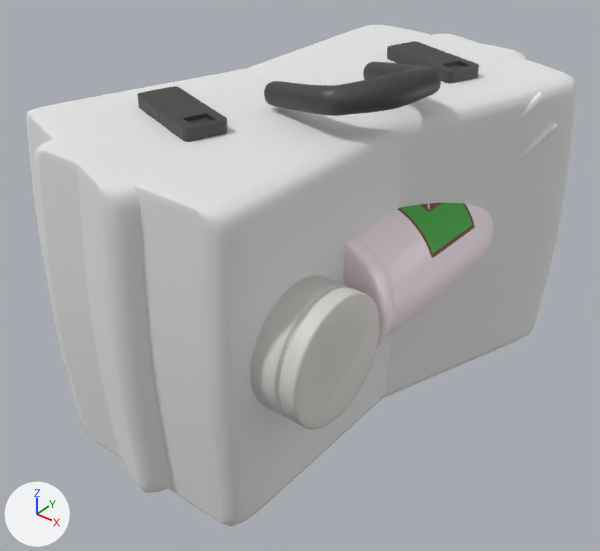
The Blender file assets/modelsSource/items/showcase.blend, before and after one commit.
One viewpoint serves both versions: a 50 mm camera at (4.8, -6.31, 6.27) aimed at (0.09, -0.35, 1.67). Arrows for +X, +Y and +Z are at lower left; the lights stay in place. The same objects are shown in both versions, whatever each file hides.
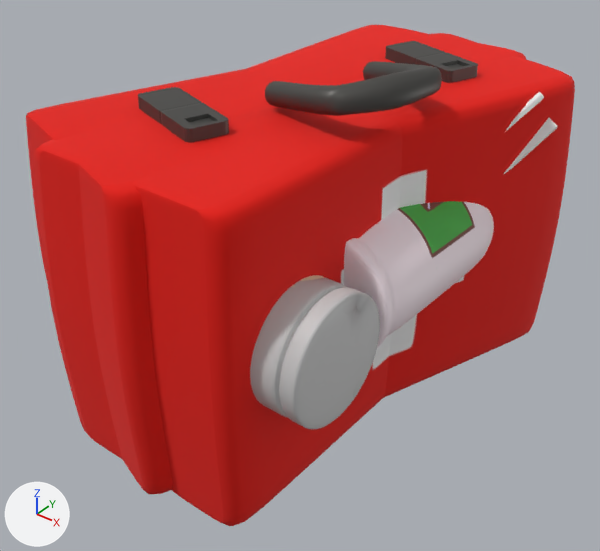
Patch to the scene script:
```diff
--- a/assets/modelsSource/items/showcase.blend.py
+++ b/assets/modelsSource/items/showcase.blend.py
@@ img_tex_bigaidkit_layer1 @@
+img_tex_bigaidkit_layer1 = load_image('tex_bigAidKit_layer1', 'textures/tex_bigAidKit_layer1.png', 1024, 1024, 'sRGB')
@@ img_tex_bigaidkit_layer0 @@
+img_tex_bigaidkit_layer0 = load_image('tex_bigAidKit_layer0', 'textures/tex_bigAidKit_layer0.png', 1024, 1024, 'sRGB')
@@ img_tex_smallaidkit_pot0_layer2 @@
+img_tex_smallaidkit_pot0_layer2 = load_image('tex_smallAidKit_pot0_layer2', 'textures/tex_smallAidKit_pot0_layer2.png', 1024, 1024, 'sRGB')
@@ img_tex_smallaidkit_pot0_layer1 @@
+img_tex_smallaidkit_pot0_layer1 = load_image('tex_smallAidKit_pot0_layer1', 'textures/tex_smallAidKit_pot0_layer1.png', 1024, 1024, 'sRGB')
@@ mat_mat_bigaidkit @@
+mat_mat_bigaidkit = bpy.data.materials.new('mat_bigAidKit')
+# uses the picture img_tex_bigaidkit_layer0
+# uses the picture img_tex_bigaidkit_layer1
@@ mat_mat_pot1 @@
+mat_mat_pot1 = bpy.data.materials.new('mat_pot1')
+# uses the picture img_tex_smallaidkit_pot0_layer1
+# uses the picture img_tex_smallaidkit_pot0_layer2
@@ me_cylinder_003 @@
 me_cylinder_003.from_pydata(...)  # 240 vertices, 226 faces; spans x -1.08..1.08, y -1.08..1.08, z -1.0..1.49
-me_cylinder_003.materials.append(mat_material_002)
+me_cylinder_003.materials.append(mat_mat_pot1)
@@ me_cube_003 @@
 me_cube_003.from_pydata(...)  # 82 vertices, 80 faces; spans x -1.37..2.46, y -3.89..3.89, z -1.32..1.32
-me_cube_003.materials.append(mat_material_003)  # white #ffffff
+me_cube_003.materials.append(mat_mat_bigaidkit)
@@ ob_cube_004 @@
-ob_cube_004 = bpy.data.objects.new('Cube.004', me_cube_016)
-ob_cube_004.parent = ob_empty_001
+ob_cube_004 = bpy.data.objects.new('Cube.004', me_cube_003)
+ob_cube_004.parent = ob_empty_002
 ob_cube_004.location = (0.0034, 0.00114, 1.516)
@@ ob_cube_005 @@
 ob_cube_005 = bpy.data.objects.new('Cube.005', me_cube_017)
-ob_cube_005.parent = ob_empty_001
+ob_cube_005.parent = ob_empty_002
 ob_cube_005.location = (0.0034, -1.435, 3.64)
@@ ob_cube_006 @@
 ob_cube_006 = bpy.data.objects.new('Cube.006', me_cube_017)
-ob_cube_006.parent = ob_empty_001
+ob_cube_006.parent = ob_empty_002
 ob_cube_006.location = (0.0034, 1.467, 3.64)
@@ ob_cube_007 @@
 ob_cube_007 = bpy.data.objects.new('Cube.007', me_cube_018)
-ob_cube_007.parent = ob_empty_001
+ob_cube_007.parent = ob_empty_002
 ob_cube_007.location = (0.152, 0.00114, 3.712)
@@ ob_empty_002 @@
+ob_empty_002 = bpy.data.objects.new('Empty.002', None)
+ob_empty_002.location = (0.0, 0.0, 0.0)
+ob_empty_002.rotation_euler = (0.0, 0.0, -0.329)  # degrees (0, 0, -19)
+ob_empty_002.hide_set(True)  # its collection is switched off
```

Changed parts and their boxes (x1, y1, x2, y2) in the pictures (600 x 551 px):
'Cube.017', recoloured (grey to red)
    both: (34, 25, 526, 526)
'Cube.004', recoloured, reshaped, moved (white to red)
    before: (26, 34, 576, 493)
    after: (26, 33, 575, 494)
'Bottle1', recoloured
    both: (250, 275, 380, 429)
'Cube.007', moved
    before: (264, 62, 441, 116)
    after: (265, 61, 442, 116)
'Cube.005', moved
    before: (137, 86, 227, 142)
    after: (138, 87, 229, 143)
'Cube.006', moved
    before: (387, 41, 479, 84)
    after: (385, 41, 478, 83)
